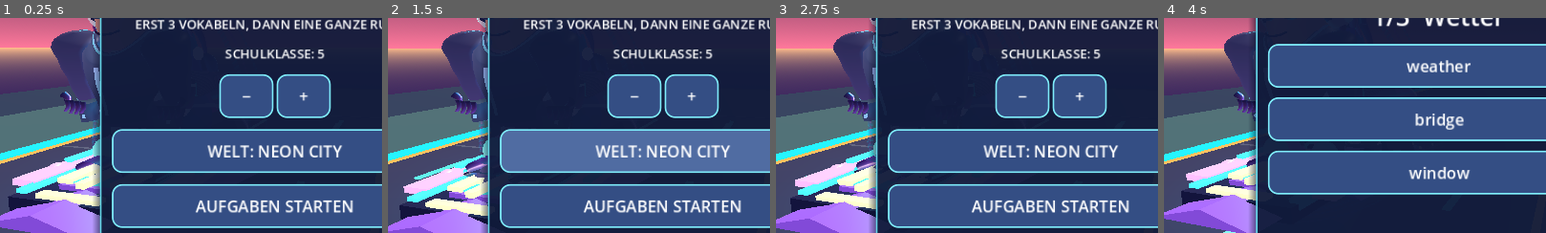
Above: before the commit, frames 1-4 (left to right).
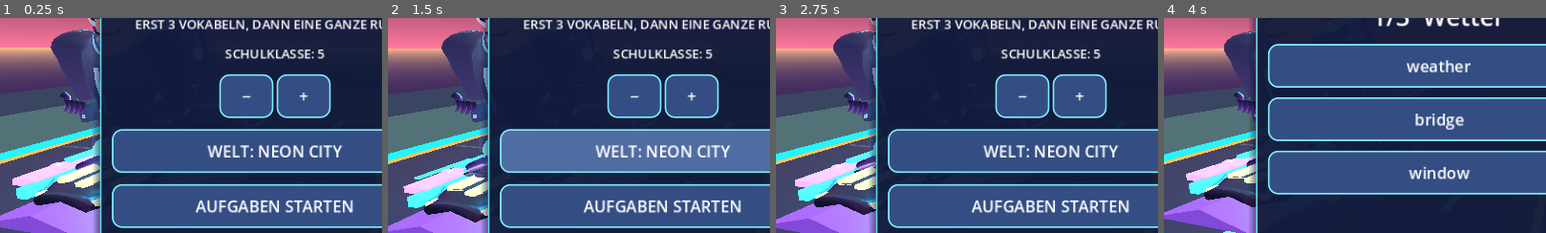
Above: after the commit, the same moments.

Repository: mtothek0703/learnquest-unity-web
Game: Godot game, scene res://main.tscn
The game is run twice, just before and just after one commit, with the same random seed, the same clock (stepped at 60 frames per second) and the same inputs.
Inputs (mouse positions are % of the whole screen's width and height, from its top left):
- Up to frame 1 (0.25 s): no input
- Up to frame 2 (1.5 s): move the mouse to (72, 45) at 0.52 s; hold Right 0.53-1.25 s; hold Q 0.53-1.25 s; click (72, 45) at 0.67 s; tap Space at 0.77, 1.07 s; drag from (30, 55) to (45, 70) at 1.27 s
- Up to frame 3 (2.75 s): move the mouse to (60, 28) at 2.02 s; hold Right from 2.03 s (still down); hold R from 2.03 s (still down)
- Up to frame 4 (4 s): release Right at 2.75 s; release R at 2.75 s; drag from (45, 70) to (20, 35) at 2.77 s; move the mouse to (80, 65) at 3.52 s; hold Left from 3.53 s (still down); hold E from 3.53 s (still down); tap Space at 3.77 s
The pictures show only the part of the screen within x 14-64%, y 29-79%; the shares and areas given below are measured in that part.

The runs differ from the first frame. In frame 1, 2.1% of the frame differs, in the area x 2-27%, y 70-92%; in frame 2, 2.0%; in frame 3, 1.9%; in frame 4, 1.5%.

Commit message:
feat(godot): integrate sculpted board and retire flat overlapping deck boxes

Diff:
--- a/godot/hover_hero.gd
+++ b/godot/hover_hero.gd
@@ -92,8 +92,17 @@
     board = Node3D.new()
     board.name = "Floating hoverboard"
     add_child(board)
-    box(board, Vector3(0, 0.25, 0), Vector3(1.55, 0.18, 2.65), navy)
-    box(board, Vector3(0, 0.37, -0.04), Vector3(0.83, 0.06, 1.88), suit)
+    # V116: replace the two flat central deck boxes with a single sculpted
+    # closed 360-degree hull, contoured grip, underside keel and curved rails.
+    # The board, jets, bobbing, touch controls and physics remain unchanged.
+    var old_flat_chassis := box(board, Vector3(0, 0.25, 0), Vector3(1.55, 0.18, 2.65), navy)
+    var old_flat_grip := box(board, Vector3(0, 0.37, -0.04), Vector3(0.83, 0.06, 1.88), suit)
+    var sculpted_board := preload("res://hoverboard_sculpted_hull.gd").new() as Node3D
+    sculpted_board.name = "SculptedHoverboardChassis"
+    board.add_child(sculpted_board)
+    if bool(sculpted_board.get("built")):
+        old_flat_chassis.visible = false
+        old_flat_grip.visible = false
     for side in [-1.0, 1.0]:
         box(board, Vector3(side * 0.72, 0.33, 0), Vector3(0.14, 0.12, 2.42), cyan, true)
         box(board, Vector3(side * 0.51, 0.18, 1.0), Vector3(0.30, 0.2, 0.28), bright, true)
